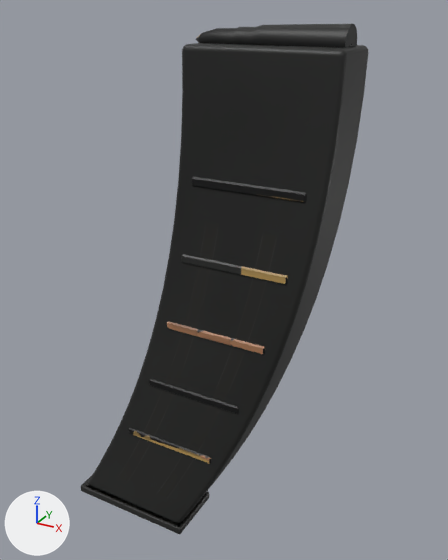
A saved change to the FBX model blender/export/afstg44_mag_lod1.fbx.
Both versions are drawn from a 50 mm camera at (0.09, -0.198, 0.045) aimed at (-0.025, 0.011, -0.059). Every picture has the same lights, and +X, +Y and +Z are marked at lower left. The picture after the commit comes second.

Names of what the first picture shows: 'STGM_LOD_1'.
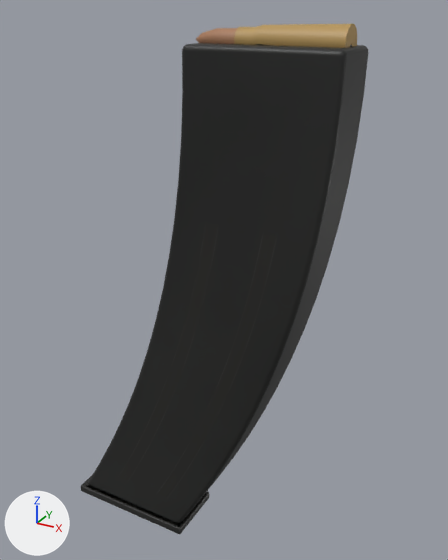
What differs and where, as boxes [x1, y1, x2, y2] in the pictures (448 x 560 px):
part 1 of me_stgm_lod_1, deleted
    before: [129, 177, 307, 464]
part 2 of me_stgm_lod_1, surface changed (grey to brown)
    both: [196, 24, 357, 48]

What changed in the scene script:
```text
Change me_stgm_lod_1:
    used by ob_stgm_lod_1; location = (0.0, 0.0, 0.0)
    remove me_stgm_lod_1.from_pydata(...)  # 634 vertices, 1073 faces; spans x -0.095..0.028, y -0.014..0.014, z -0.184..0.041
    add me_stgm_lod_1.from_pydata(...)  # 514 vertices, 933 faces; spans x -0.095..0.028, y -0.014..0.014, z -0.184..0.041
    me_stgm_lod_1 part 1: 10 loose pieces with 120 vertices, spanning x -0.062..0.019, y -0.013..0.013, z -0.136..-0.01, are deleted
    me_stgm_lod_1 part 2: 264 kept faces spanning x -0.095..0.026, y -0.014..0.014, z -0.184..0.041 get new texture (UV) coordinates
```
